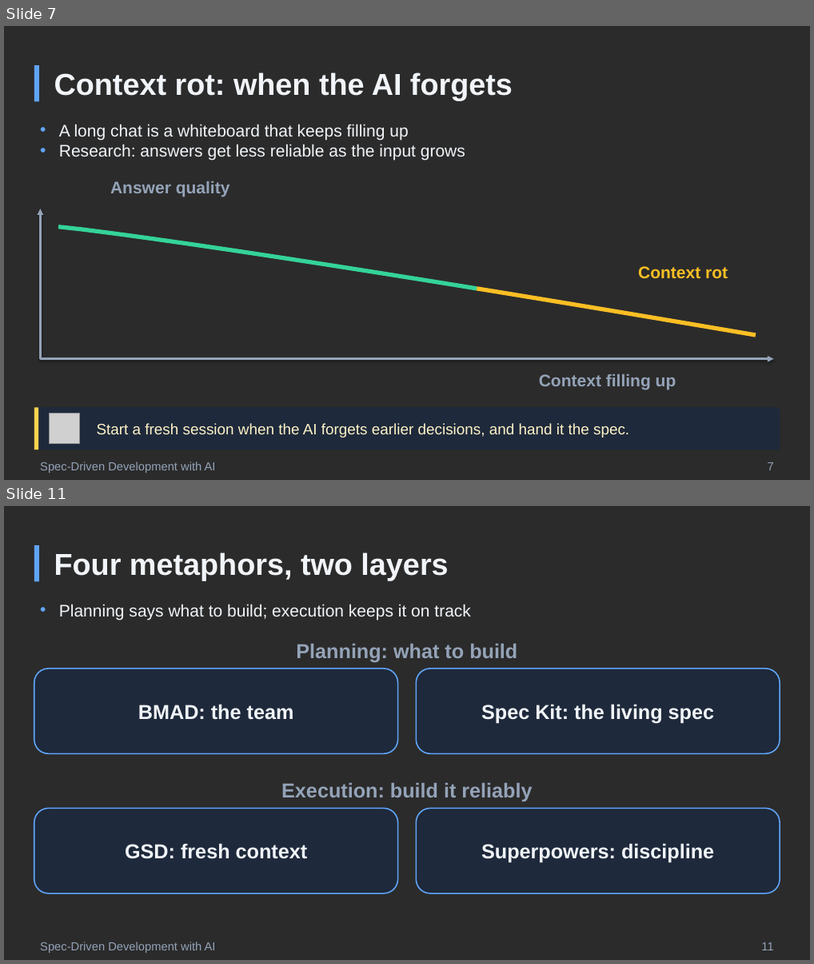
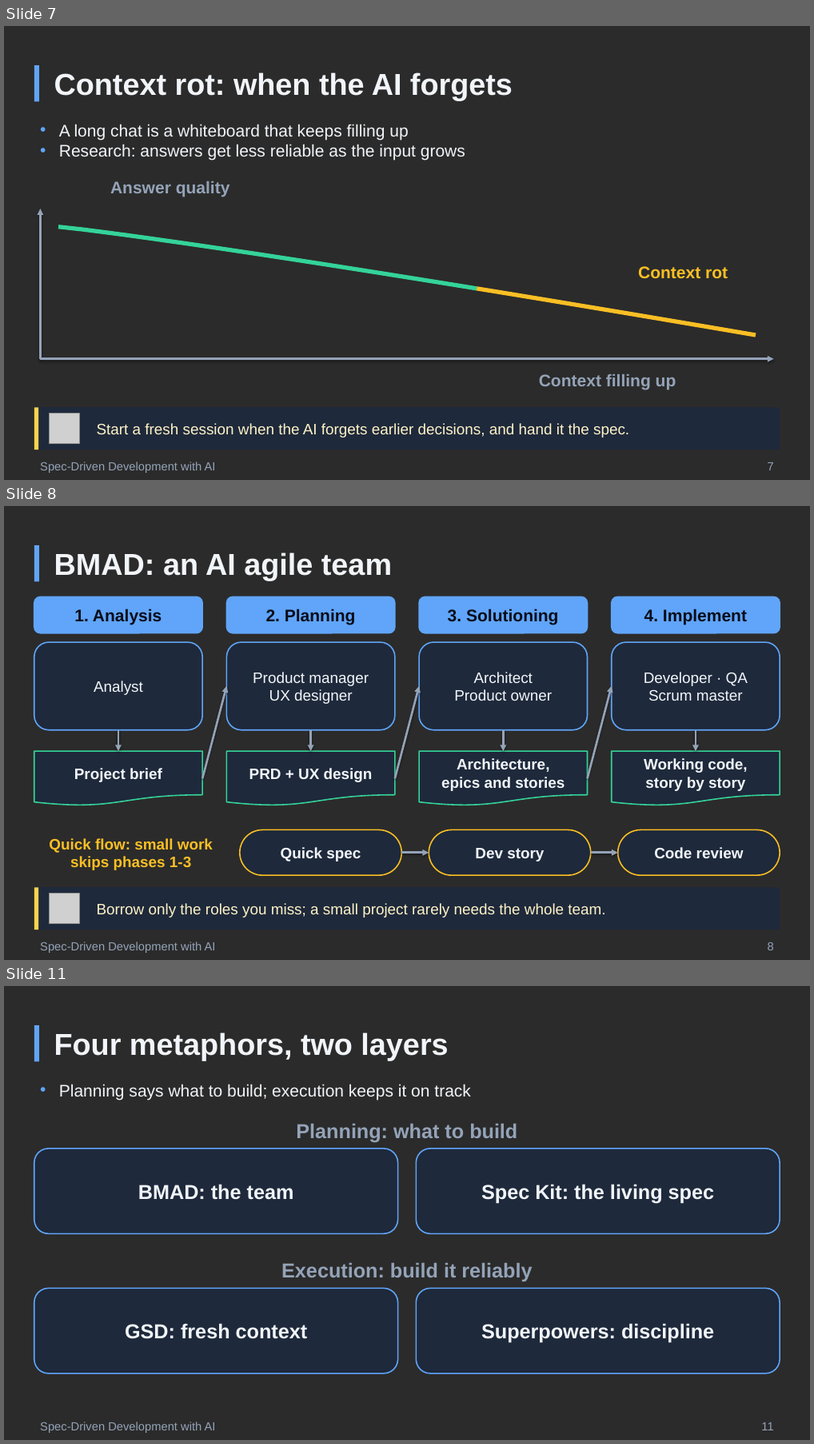
Before and after one commit to ronyronen/speckit-claude-presentation, a slide deck: presentation/speckit-workshop.pptx. Shown one above the other, each under a label of ours: slides 7 and 11 before the commit, slides 7, 8 and 11 after it; the slides between them are not shown. The pictures are 814x964 and 814x1444 pixels, drawn with LibreOffice and Linux fonts; fonts in the diff are those of the drawing; grey boxes stand for pictures; background and template pictures are left out; a plain dark background stands for a picture behind light text. Boxes give left, top, right and bottom in pixels: in the first picture for what was removed or moved away, otherwise in the second. Text is boxed around its words. In the diff, an @@ line names an element or a change of style, - is before the commit and + after.

```diff
--- a/presentation/speckit-workshop.pptx
+++ b/presentation/speckit-workshop.pptx
@@ slide 8 added at [4,506,810,960], background picture (left out) @@
@@ rectangle added at [34,545,39,582], fill #60A5FA @@
@@ text added at [54,552,392,581], 36 pt, text #F1F5F9, bold @@
+BMAD: an AI agile team
@@ rounded rectangle added at [34,596,202,633], fill #60A5FA, outline #60A5FA 1.5 pt, 20 pt, text #080D1A, bold @@
+1. Analysis
@@ rounded rectangle added at [226,596,394,633], fill #60A5FA, outline #60A5FA 1.5 pt, 20 pt, text #080D1A, bold @@
+2. Planning
@@ rounded rectangle added at [420,596,588,633], fill #60A5FA, outline #60A5FA 1.5 pt, 20 pt, text #080D1A, bold @@
+3. Solutioning
@@ rounded rectangle added at [612,596,780,633], fill #60A5FA, outline #60A5FA 1.5 pt, 20 pt, text #080D1A, bold @@
+4. Implement
@@ rounded rectangle added at [34,642,202,730], fill #1E293B, outline #60A5FA 1.5 pt, 18 pt, text #F1F5F9 @@
+Analyst
@@ rounded rectangle added at [226,642,394,730], fill #1E293B, outline #60A5FA 1.5 pt, 18 pt, text #F1F5F9 @@
+Product manager
+UX designer
@@ rounded rectangle added at [420,642,588,730], fill #1E293B, outline #60A5FA 1.5 pt, 18 pt, text #F1F5F9 @@
+Architect
+Product owner
@@ rounded rectangle added at [612,642,780,730], fill #1E293B, outline #60A5FA 1.5 pt, 18 pt, text #F1F5F9 @@
+Developer · QA
+Scrum master
@@ arrow added from (202, 778) to (226, 686), #94A3B8 2.5 pt @@
@@ arrow added from (395, 778) to (420, 686), #94A3B8 2.5 pt @@
@@ arrow added from (588, 778) to (612, 686), #94A3B8 2.5 pt @@
@@ arrow added from (118, 730) to (118, 751), #94A3B8 2.5 pt @@
@@ arrow added from (311, 730) to (311, 751), #94A3B8 2.5 pt @@
@@ arrow added from (504, 730) to (504, 751), #94A3B8 2.5 pt @@
@@ arrow added from (696, 730) to (696, 751), #94A3B8 2.5 pt @@
@@ flow chart document added at [34,751,202,805], fill #1E293B, outline #34D399 1.5 pt, 18 pt, text #F1F5F9, bold @@
+Project brief
@@ flow chart document added at [226,751,394,805], fill #1E293B, outline #34D399 1.5 pt, 18 pt, text #F1F5F9, bold @@
+PRD + UX design
@@ flow chart document added at [420,751,588,805], fill #1E293B, outline #34D399 1.5 pt, 18 pt, text #F1F5F9, bold @@
+Architecture,
+epics and stories
@@ flow chart document added at [612,751,780,805], fill #1E293B, outline #34D399 1.5 pt, 18 pt, text #F1F5F9, bold @@
+Working code,
+story by story
@@ text added at [49,838,213,870], 18 pt, text #FBBF24, bold @@
+Quick flow: small work skips phases 1-3
@@ rounded rectangle added at [240,830,402,875], fill #1E293B, outline #FBBF24 1.5 pt, 18 pt, text #F1F5F9, bold @@
+Quick spec
@@ rounded rectangle added at [430,830,591,875], fill #1E293B, outline #FBBF24 1.5 pt, 18 pt, text #F1F5F9, bold @@
+Dev story
@@ rounded rectangle added at [618,830,781,875], fill #1E293B, outline #FBBF24 1.5 pt, 18 pt, text #F1F5F9, bold @@
+Code review
@@ arrow added from (402, 852) to (430, 852), #94A3B8 2.5 pt @@
@@ arrow added from (591, 852) to (618, 852), #94A3B8 2.5 pt @@
@@ rounded rectangle added at [34,887,780,929], fill #1E293B @@
@@ rectangle added at [34,887,38,929], fill #FCD34D @@
@@ picture added at [50,893,80,924] @@
@@ text added at [97,903,606,917], 18 pt, text #FEF3C7 @@
+Borrow only the roles you miss; a small project rarely needs the whole team.
@@ text added at [40,941,216,952], 14 pt, text #94A3B8 @@
+Spec-Driven Development with AI
@@ text added at [768,942,774,950], 14 pt, text #94A3B8 @@
+8
```
Also in this commit, not shown: 1 slide changed, 3 other slides added, 3 slides removed, 10 other files.
